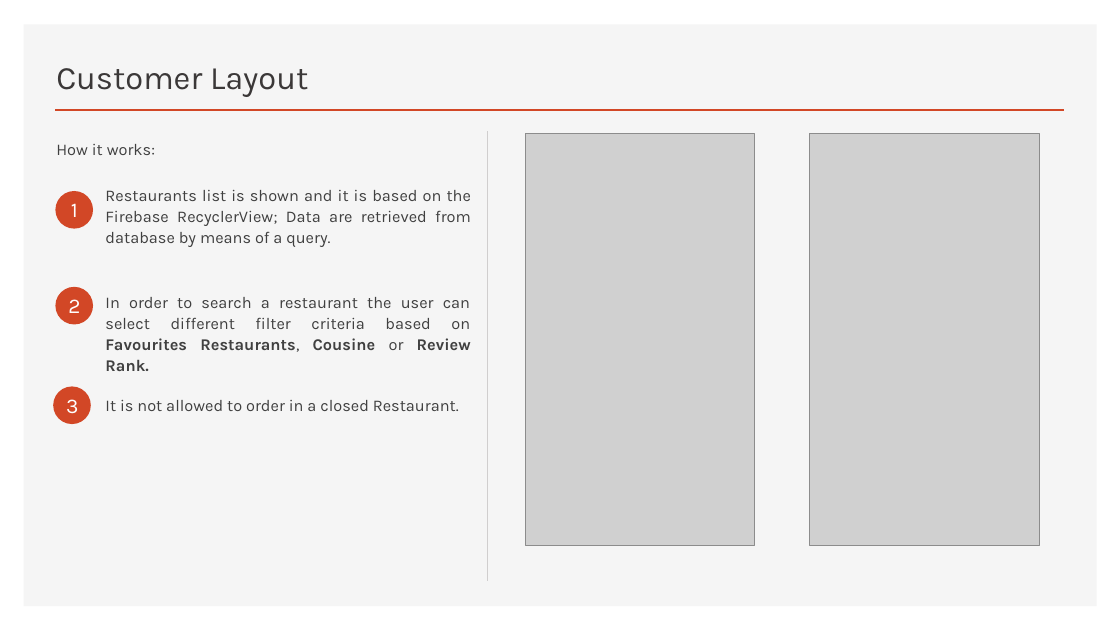
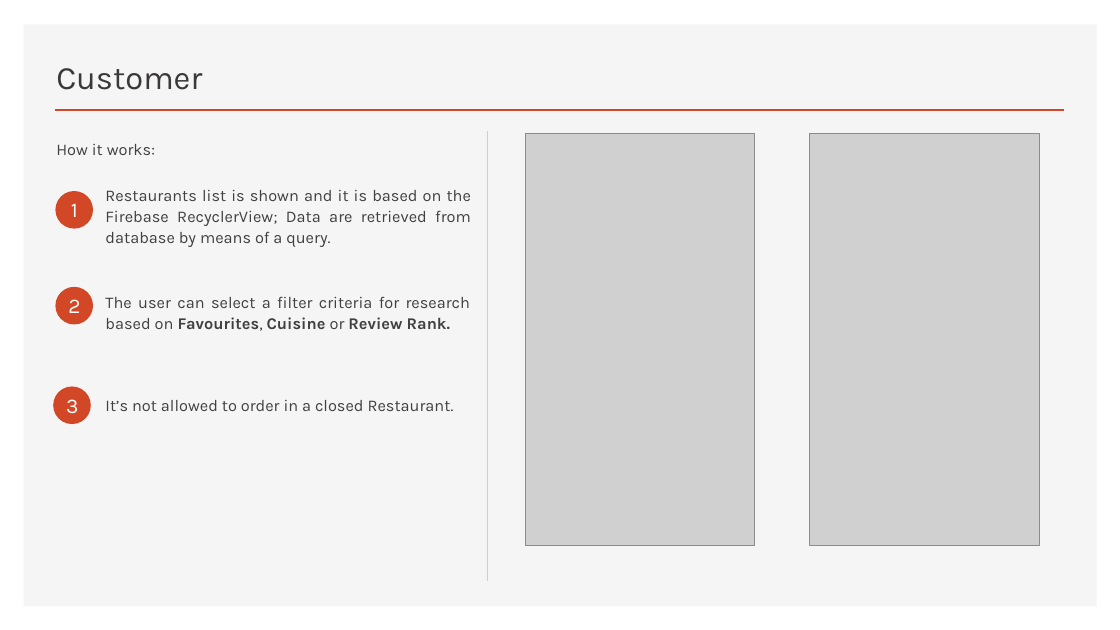
Before and after one commit to androidmaycry/APPetit, a slide deck: slide 3 of APPetit Presentation.pptx. Drawn at 1120x630 pixels with LibreOffice and Linux fonts; fonts in the diff are those of the drawing; grey boxes stand for pictures. Boxes give left, top, right and bottom in pixels: in the first picture for what was removed or moved away, otherwise in the second. Text is boxed around its words. In the diff, an @@ line names an element or a change of style, - is before the commit and + after.

Commit message:
presentation review

```diff
--- a/APPetit Presentation.pptx
+++ b/APPetit Presentation.pptx
@@ title at (x1=56, y1=68, x2=202, y2=90): text changed @@
-Customer Layout
+Customer
@@ text at (x1=105, y1=297, x2=470, y2=331): text changed @@
-In order to search a restaurant the user can select different filter criteria based on Favourites Restaurants, Cousine or Review Rank.
+The user can select a filter criteria for research based on Favourites, Cuisine or Review Rank.
@@ text at (x1=105, y1=400, x2=454, y2=411): text changed @@
-It is not allowed to order in a closed Restaurant.
+It’s not allowed to order in a closed Restaurant.
```
Also in this commit, not shown: 8 other slides changed.
